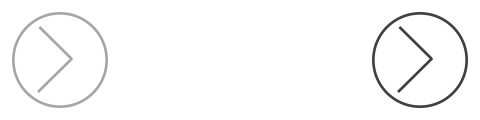
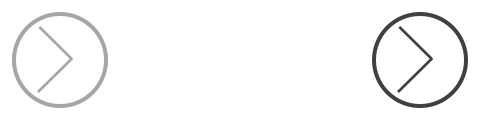
Layers edited between the first and the second w=480, h=120 image:
painted on "椭圆 1" (1st of 2, in "1") over left=14, top=14, right=106, bottom=106
painted on "椭圆 1" (2nd of 2, in "4") over left=374, top=14, right=466, bottom=106
